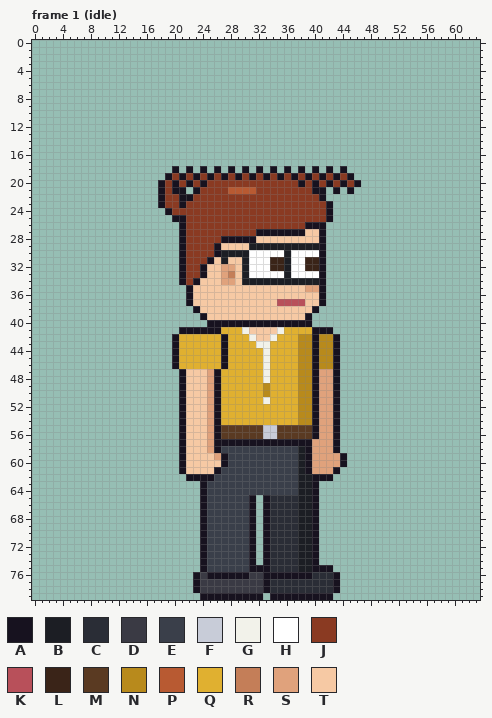
Pixel-art file -- sprites/expo/expo_dot_right_anim.aseprite. This is how it looked before the edit.
64x80 pixels, 135 frames. Colours within 5 levels of each other are drawn and written as one. Shown: frame 1 (idle). The commit also changed other frames, which this record leaves out.
Visible layers, top first: "Arm Top", "Glasses", "Hair", "Face", "Watch", "Near Arm", "Collar", "Belt", "Shirt", "Body", "Back Arm", "Pants", "Shoes".
Palette (. is transparent): A #17121f  B #1c1e24  C #2a2d36  D #3a3a44  E #3a3f4a  F #c8ccd8  G #f2f2ea  H #ffffff  J #8a3a22  K #b8505a  L #3a2418  M #5a3a22  N #b88a1c  P #b85a32  Q #e0b030  R #c47e58  S #e0a27c  T #f6c9a4
Pixels before, frame 1 (idle) (only the part around the change), first column x 10:
 8 .........................................
 9 .........................................
10 .........................................
11 .........................................
12 .........................................
13 .........................................
14 .........................................
15 .........................................
16 .........................................
17 .........................................
18 ..........A.A.A.A.A.A.A.A.A.A.A.A.A......
19 .........AJAJAJAJAJAJAJAJAJAJAJAJAJA.....
20 ........AJAJAJAJJJJJJJJJJJJJAJAJAJAJA....
21 ........AJAA.AJJJJPPPPJJJJJJJJAA.A.A.....
22 ........AJJAAJJJJJJJJJJJJJJJJJJA.........
23 ........AJJAJJJJJJJJJJJJJJJJJJJJA........
24 .........AJJJJJJJJJJJJJJJJJJJJJJA........
25 ..........AAJJJJJJJJJJJJJJJJJJJJA........
26 ...........AJJJJJJJJJJJJJJJJJAAA.........
27 ...........AJJJJJJJJJJAAAAAAATTA.........
28 ...........AJJJJJAAAAATTTTTTTTTA.........
29 ...........AJJJJATTTTBBBBBBBBBBA.........
30 ...........AJJJJABBBBHHHHHBHHHHA.........
31 ...........AJJJATBTTBHHHLLBHHLLA.........
32 ...........AJJATTSSTBHHHLLBHHLLA.........
33 ...........AJJATTSRTBHHHHHBHHHHA.........
34 ...........AJATTTSSTBBBBBBBBBBBA.........
Now the later version:
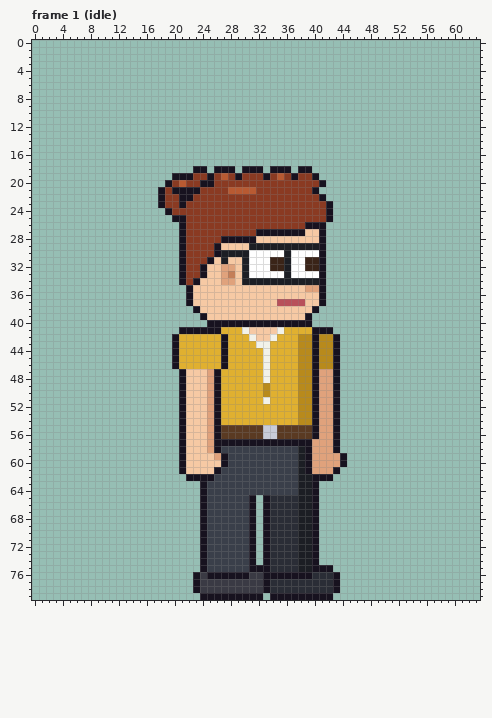
Change:
Changed rows in their new state; - is an unchanged pixel.
Frame 1 (idle), layer "Hair":
first column x 18:
18 --.-.A---A---A---A---A.-.-.--
19 -.A-AJ---P---J---P---JA.....-
20 .AJPJ--A------------J-JA.....
21 ----A------------------.-.-.-
Boxes around the changes in both pictures, in picture pixels (x1, y1, x2, y2):
changed: (158, 166, 361, 194)
